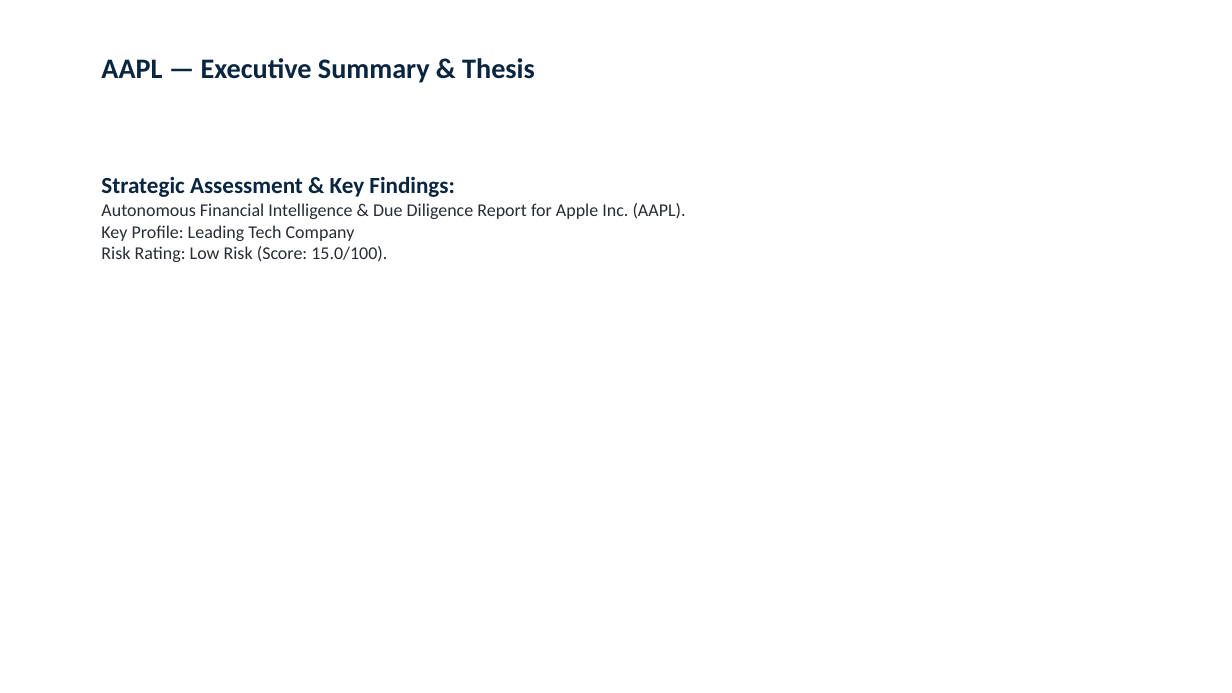
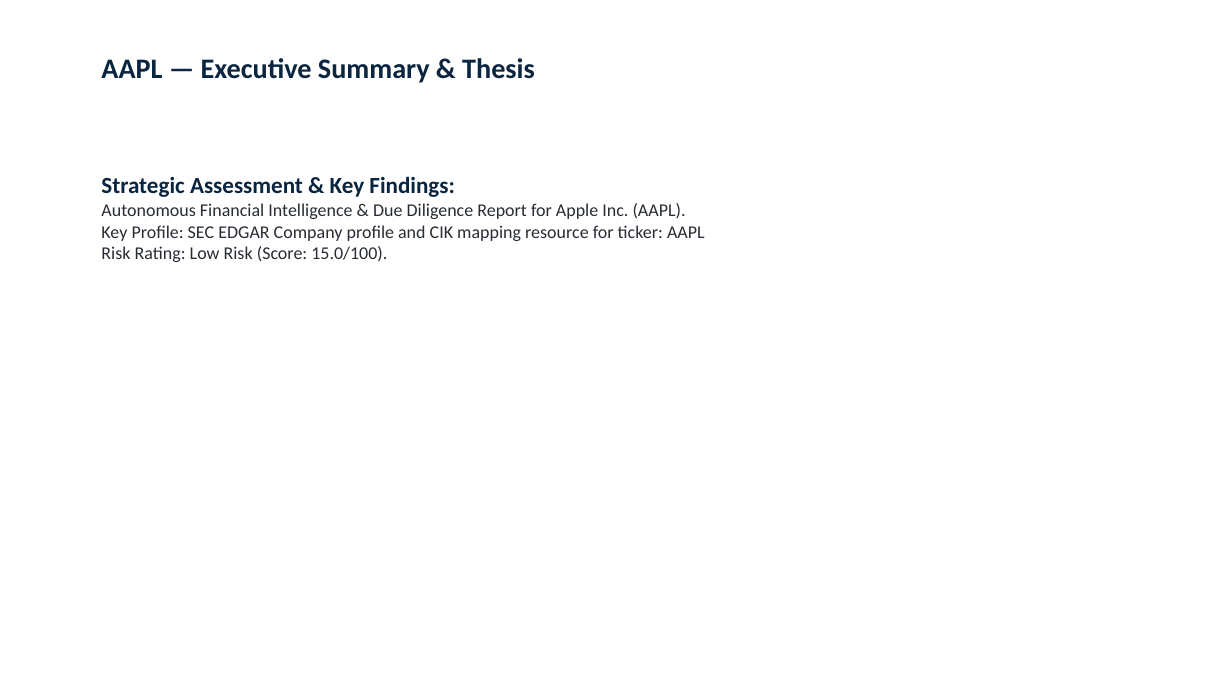
Before and after one commit to rhythem27/Aether, a slide deck: slide 2 of exports/pitchbooks/AAPL_Institutional_Pitchbook.pptx. Drawn at 1232x693 pixels with LibreOffice and Linux fonts; fonts in the diff are those of the drawing. Boxes give left, top, right and bottom in pixels: in the first picture for what was removed or moved away, otherwise in the second. Text is boxed around its words. In the diff, an @@ line names an element or a change of style, - is before the commit and + after.

```diff
--- a/exports/pitchbooks/AAPL_Institutional_Pitchbook.pptx
+++ b/exports/pitchbooks/AAPL_Institutional_Pitchbook.pptx
@@ text at (101,203,705,262): text changed @@
-Autonomous Financial Intelligence & Due Diligence Report for Apple Inc. (AAPL).
-Key Profile: Leading Tech Company
-Risk Rating: Low Risk (Score: 15.0/100).
+Autonomous Financial Intelligence & Due Diligence Report for Apple Inc. (AAPL).
+Key Profile: SEC EDGAR Company profile and CIK mapping resource for ticker: AAPL
+Risk Rating: Low Risk (Score: 15.0/100).
```
Also in this commit, not shown: 4 other slides changed, 10 other files.
